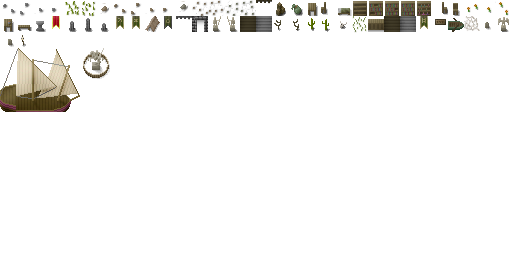
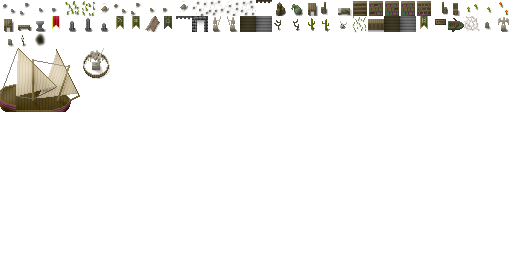
Layer changes from the first 512×256 image to the second:
painted on "shade" over (x1=34, y1=33, x2=46, y2=47)
